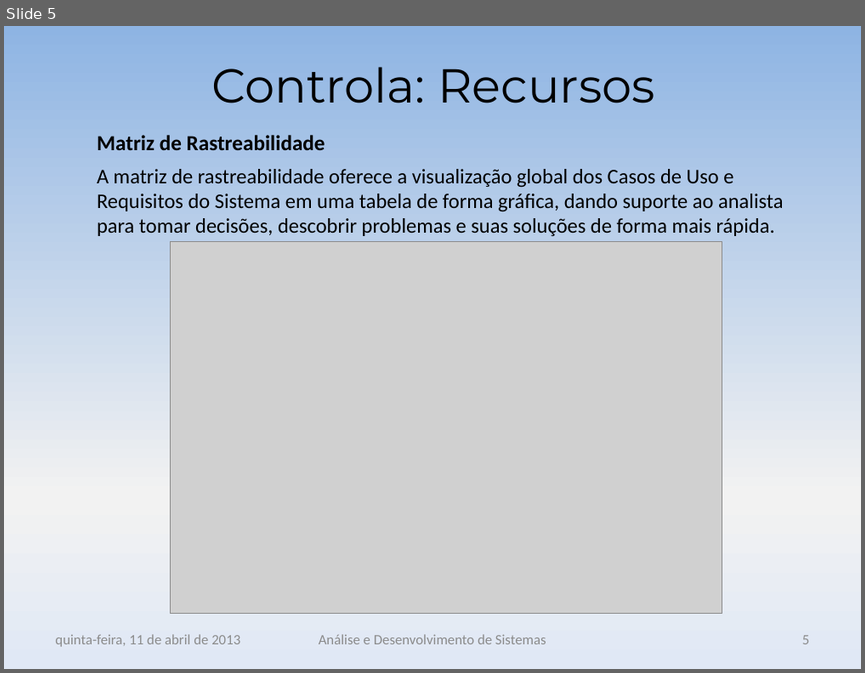
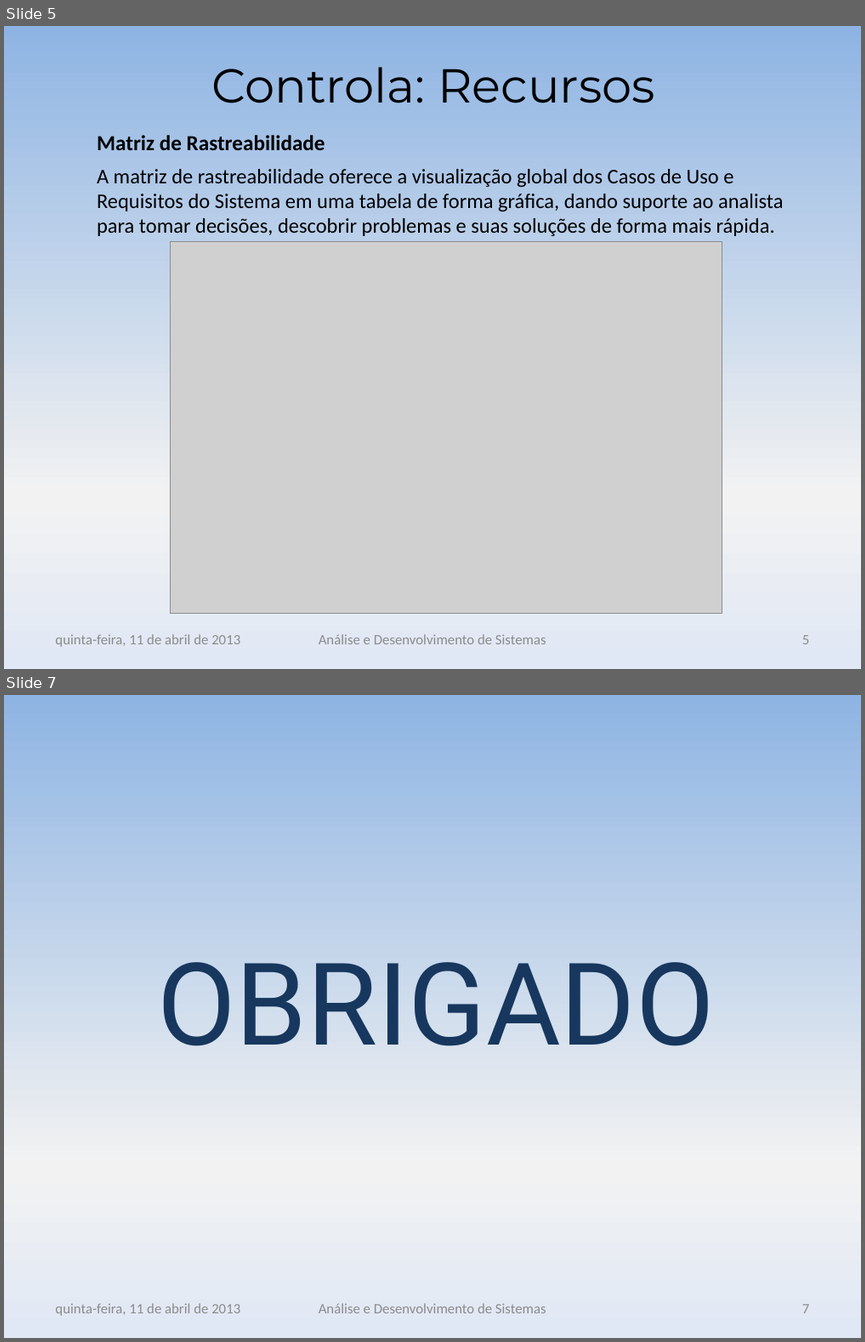
Before and after one commit to andreluizst/ads03na-academia, a slide deck: ENR/ENR_ApresentaçãoControla.pptx. Shown one above the other, each under a label of ours: slide 5 before the commit, slides 5 and 7 after it; the slides between them are not shown. The pictures are 865x673 and 865x1342 pixels, drawn with LibreOffice and Linux fonts; fonts in the diff are those of the drawing; grey boxes stand for pictures; background and template pictures are left out. Boxes give left, top, right and bottom in pixels: in the first picture for what was removed or moved away, otherwise in the second. Text is boxed around its words. In the diff, an @@ line names an element or a change of style, - is before the commit and + after.

```diff
--- a/ENR/ENR_ApresentaçãoControla.pptx
+++ b/ENR/ENR_ApresentaçãoControla.pptx
@@ slide 7 added at [4,695,861,1338], background gradient #8EB4E3 to #F2F2F2 to #E1E8F5 @@
@@ text added at [157,962,714,1046], 96 pt, text #17375E @@
+OBRIGADO
@@ text added at [55,1303,240,1315], 12 pt, text #8C8C8C @@
+quinta-feira, 11 de abril de 2013
@@ text added at [318,1303,546,1313], 12 pt, text #8C8C8C @@
+Análise e Desenvolvimento de Sistemas
@@ page number added at [802,1304,809,1313], 12 pt, text #8C8C8C @@
+7
```
Also in this commit, not shown: 1 slide changed.
